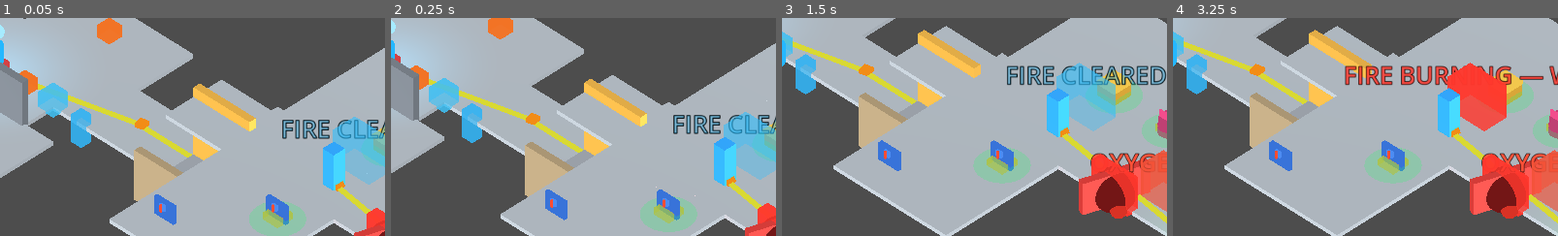
Above: before the commit, frames 1-4 (left to right).
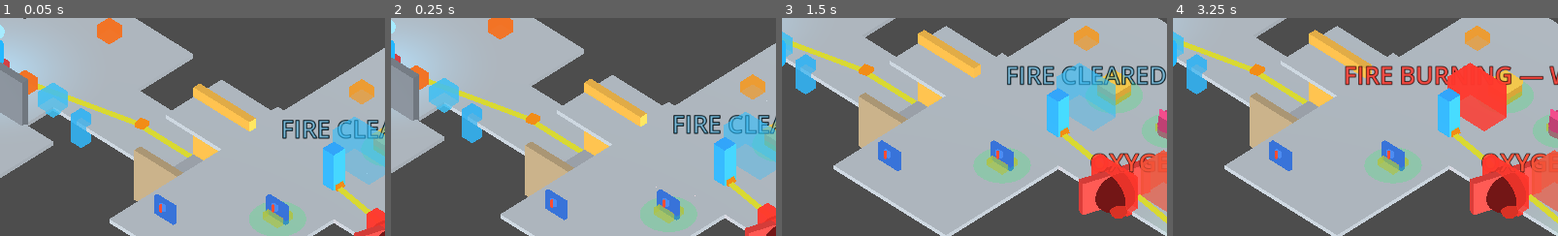
Above: after the commit, the same moments.

Repository: 9thLevelSoftware/the-synaptic-sea
Game: Godot game, scene res://scenes/main.tscn
Same seed, same stepped clock (60 frames per second), same inputs: the game is played once before the commit and once after it.
Inputs (mouse positions are % of the whole screen's width and height, from its top left):
- Up to frame 1 (0.05 s): no input
- Up to frame 2 (0.25 s): no input
- Up to frame 3 (1.5 s): tap Enter (ui_accept) at 0.5, 0.77 s; move the mouse to (72, 45) at 0.52 s; hold D (move_right) 0.53-1.28 s; hold E (interact) 0.53-1.28 s; click (72, 45) at 0.67 s; move the mouse to (30, 55) at 1.27 s; hold S (move_back) from 1.28 s (still down); tap Tab (toggle_scanner) at 1.35 s
- Up to frame 4 (3.25 s): tap Enter (ui_accept) at 1.52, 2, 2.75, 3.02 s; move the mouse to (60, 28) at 2.02 s; release S (move_back) at 2.03 s; hold D (move_right) 2.03-2.78 s; tap Space at 2.1 s; move the mouse to (45, 70) at 2.77 s; hold W (move_forward) from 2.78 s (still down); tap Keypad Enter at 2.85 s; click (45, 70) at 2.92 s
The pictures show only the part of the screen within x 50-100%, y 39-89%; the shares and areas given below are measured in that part.

The runs differ from the first frame. In frame 1, 0.5% of the frame differs, in the area x 90-98%, y 28-40%; in frame 2, 0.5%; in frame 3, 0.5%; in frame 4, 0.5%.

Commit message:
feat(docking): hangar-bay spawn + dock/launch handlers (5d)
Co-Authored-By: Claude Opus 4.8 <noreply@anthropic.com>

Diff:
--- a/scripts/procgen/playable_generated_ship.gd
+++ b/scripts/procgen/playable_generated_ship.gd
@@ -37,6 +37,7 @@
 const LifeBoatBuilderScript := preload("res://scripts/procgen/life_boat.gd")
 const DockPortBarrierScript := preload("res://scripts/tools/dock_port_barrier.gd")
 const BridgeTerminalScript := preload("res://scripts/tools/bridge_terminal.gd")
+const HangarBayControlScript := preload("res://scripts/tools/hangar_bay_control.gd")
 
 signal playable_ready(summary: Dictionary)
 signal playable_failed(reason: String)
@@ -151,6 +152,7 @@
 var dock_barriers: Array = []
 const PLAYER_LOCAL_ID := "player_local"
 var bridge_terminals: Array = []
+var hangar_controls: Array = []             # Array[HangarBayControl]
 # Sub-project #2: the active derelict's objective interactables live under a
 # dedicated root (empty while on the home ship). Separate from the home gameplay
 # roots so it stays attached when away_from_start.
@@ -1270,6 +1272,7 @@
 		_reposition_docked_children(child_carry)
 	_spawn_dock_barrier(inst)
 	_spawn_bridge_terminal(inst)
+	_spawn_hangar_control(inst)
 	# Phase 5b Task 5: occupancy is the piloted ship — the player rides it to the host
 	# and stays aboard (no teleport into the derelict). recompute_occupancy() then
 	# tracks the player as they breach the dock seam and walk into the host.
@@ -1412,6 +1415,171 @@
 				t.get_parent().remove_child(t)
 			t.queue_free()
 	bridge_terminals.clear()
+
+## Reads inst.built_layout and (re)configures inst's HangarBay slot_count/size from
+## DockPorts.for_hangar. No-op (leaves a 0-slot bay) when the ship has no hangar/cargo
+## room. Returns the for_hangar descriptor (or {}).
+func _configure_bay_from_layout(inst) -> Dictionary:
+	if inst == null or typeof(inst.built_layout) != TYPE_DICTIONARY or (inst.built_layout as Dictionary).is_empty():
+		return {}
+	var desc: Dictionary = DockPortsScript.for_hangar(inst.built_layout, _ship_seed(inst))
+	if desc.is_empty():
+		return {}
+	var bay = inst.get_hangar()
+	# Preserve existing occupancy when re-configuring (e.g. on reload); only (re)size
+	# when the bay is unconfigured, so a restored slot map is never clobbered.
+	if bay.slot_count == 0:
+		bay.slot_count = int(desc.get("slot_count", 0))
+		bay.slot_size_class = int(desc.get("slot_size_class", 0))
+		bay.slots.clear()
+		for _i in range(bay.slot_count):
+			bay.slots.append("")
+	return desc
+
+## Spawns a HangarBayControl for a ship that has a bay (hangar room, or the home
+## ship's cargo fallback), parented under its scene_root. Unlike the bridge terminal,
+## the HOME ship IS allowed a bay. Idempotent: prunes any existing control for the
+## same carrier id. No-op when the ship has no bay.
+func _spawn_hangar_control(inst) -> void:
+	if inst == null or not is_instance_valid(inst.scene_root):
+		return
+	var desc: Dictionary = _configure_bay_from_layout(inst)
+	if desc.is_empty():
+		return
+	var anchors: Array = desc.get("slot_anchors", [])
+	if anchors.is_empty():
+		return
+	# Place the control at the centroid of the slot anchors (bay center).
+	var center := Vector3.ZERO
+	for a in anchors:
+		center += a as Vector3
+	center /= float(anchors.size())
+	# Prune dead entries + any existing control for this same carrier (idempotent).
+	var kept: Array = []
+	for c in hangar_controls:
+		if not is_instance_valid(c):
+			continue
+		if String(c.carrier_id) == String(inst.ship_id):
+			if c.get_parent() != null:
+				c.get_parent().remove_child(c)
+			c.queue_free()
+			continue
+		kept.append(c)
+	hangar_controls = kept
+	var control = HangarBayControlScript.new()
+	(inst.scene_root as Node3D).add_child(control)
+	control.configure(String(inst.ship_id), center, 1.8)
+	control.bay_dock_requested.connect(_on_bay_dock_requested)
+	control.bay_launch_requested.connect(_on_bay_launch_requested)
+	hangar_controls.append(control)
+
+func _clear_hangar_controls() -> void:
+	for c in hangar_controls:
+		if is_instance_valid(c):
+			if c.get_parent() != null:
+				c.get_parent().remove_child(c)
+			c.queue_free()
+	hangar_controls.clear()
+
+## A ship currently airlock-docked to `carrier` (parent_ship == carrier) that is NOT
+## already bayed there and whose airlock port size_class fits a free slot. null if none.
+func _bay_dock_candidate(carrier):
+	if carrier == null:
+		return null
+	var bay = carrier.get_hangar()
+	for child in carrier.docked_ships:
+		if child == null or not is_instance_valid(child.scene_root):
+			continue
+		if bay.slot_of(String(child.ship_id)) != -1:
+			continue   # already bayed
+		var size_class: int = _ship_dock_size_class(child)
+		if bay.free_slot_for(size_class) != -1:
+			return child
+	return null
+
+## A ship's own dock/airlock port size_class (1 today for every ship). Reads its
+## airlock port when present, else the dock port, else AIRLOCK_SIZE_CLASS.
+func _ship_dock_size_class(inst) -> int:
+	if inst == null or typeof(inst.built_layout) != TYPE_DICTIONARY:
+		return DockPortsScript.AIRLOCK_SIZE_CLASS
+	var p: Dictionary = DockPortsScript.for_lifeboat(inst.built_layout)
+	if p.is_empty():
+		p = DockPortsScript.for_derelict(inst.built_layout)
+	return int(p.get("size_class", DockPortsScript.AIRLOCK_SIZE_CLASS))
+
+func _first_occupied_slot(bay) -> int:
+	for i in range(bay.slots.size()):
+		if String(bay.slots[i]) != "":
+			return i
+	return -1
+
+## Places `mobile` at carrier-local slot anchor `slot_index` (world transform).
+func _place_in_slot(carrier, mobile, slot_index: int) -> void:
+	if carrier == null or mobile == null:
+		return
+	if not is_instance_valid(carrier.scene_root) or not is_instance_valid(mobile.scene_root):
+		return
+	if not (carrier.scene_root as Node3D).is_inside_tree():
+		return
+	var desc: Dictionary = DockPortsScript.for_hangar(carrier.built_layout, _ship_seed(carrier))
+	var anchors: Array = desc.get("slot_anchors", [])
+	if slot_index < 0 or slot_index >= anchors.size():
+		return
+	var anchor: Vector3 = anchors[slot_index]
+	(mobile.scene_root as Node3D).global_transform = (carrier.scene_root as Node3D).global_transform * Transform3D(Basis(), anchor)
+
+## Docks a co-present airlock-docked ship into a free hangar slot of `carrier_id`.
+## Silent refusal (no candidate / no slot / not co-present). slot_index is advisory
+## (-1 = first free).
+func _on_bay_dock_requested(carrier_id: String, slot_index: int) -> void:
+	var carrier = _find_ship_by_id(carrier_id)
+	if carrier == null:
+		return
+	var bay = carrier.get_hangar()
+	if bay.slot_count <= 0:
+		return
+	var candidate = _bay_dock_candidate(carrier)
+	if candidate == null:
+		return   # silent: not_co_present / no_free_slot / incompatible_size
+	var size_class: int = _ship_dock_size_class(candidate)
+	var idx: int = bay.dock(String(candidate.ship_id), size_class)
+	if idx == -1:
+		return
+	# Transition the candidate from airlock-docked to slot-bayed: drop its airlock
+	# alignment, keep it a dock child of the carrier, and re-peg it to the slot anchor.
+	DockingManagerScript.undock(candidate)
+	candidate.parent_ship = carrier
+	if not carrier.docked_ships.has(candidate):
+		carrier.docked_ships.append(candidate)
+	_place_in_slot(carrier, candidate, idx)
+	recompute_occupancy()
+
+## Launches a bayed ship of `carrier_id` back out to a co-present anchor near the
+## carrier. slot_index -1 = first occupied. Silent refusal when nothing is bayed.
+func _on_bay_launch_requested(carrier_id: String, slot_index: int) -> void:
+	var carrier = _find_ship_by_id(carrier_id)
+	if carrier == null:
+		return
+	var bay = carrier.get_hangar()
+	var idx := slot_index
+	if idx < 0:
+		idx = _first_occupied_slot(bay)
+	if idx < 0:
+		return
+	var ship_id: String = bay.launch(idx)
+	if ship_id == "":
+		return
+	var launched = _find_ship_by_id(ship_id)
+	if launched == null:
+		return
+	launched.parent_ship = null
+	carrier.docked_ships.erase(launched)
+	if is_instance_valid(launched.scene_root) and is_instance_valid(carrier.scene_root) \
+			and (carrier.scene_root as Node3D).is_inside_tree():
+		# Park it just outside the bay (carrier-local -Z), co-present and free.
+		(launched.scene_root as Node3D).global_transform = \
+			(carrier.scene_root as Node3D).global_transform * Transform3D(Basis(), Vector3(0.0, 0.0, -8.0))
+	recompute_occupancy()
 
 ## Builds the active derelict's objective interactables from its loader specs and
 ## restores completed/cleared state from its (retained or loaded) controller. Called
@@ -1999,6 +2167,7 @@
 		home_ship = current_ship
 		# Store the layout so DockPorts can derive port descriptors for boot docking.
 		home_ship.built_layout = loader.get_layout_copy()
+		_spawn_hangar_control(home_ship)
 		# Phase 5a Task 6: initialise occupancy to home ship (player starts here).
 		current_occupancy = home_ship
 		# Phase 5a Task 7: build the physical lifeboat docked to the starting derelict.
@@ -2105,6 +2274,7 @@
 	# because that call clears bridge_terminals (it shares the dock-transition teardown).
 	# Spawned post-add_child so the terminal is in-tree for the login range gate.
 	_spawn_bridge_terminal(lifeboat_ship)
+	_spawn_hangar_control(lifeboat_ship)
 
 ## Port-aligns piloted_ship's airlock to host's dock port and writes the dock
 ## relationship. host.scene_root must be in-tree. Returns the dock() result dict.
@@ -3867,6 +4037,7 @@
 	if inst.built_layout.is_empty() and new_root.has_method("get_layout_copy"):
 		inst.built_layout = new_root.get_layout_copy()
 	_spawn_bridge_terminal(inst)
+	_spawn_hangar_control(inst)
 
 ## Applies a WorldSnapshot: rebuilds the home ship first (this resets the runtime
 ## and returns to home if currently away), restores the SargassoWorld and the
@@ -4125,6 +4296,7 @@
 	# stale/leaked Array entry).
 	_clear_dock_barriers()
 	_clear_bridge_terminals()
+	_clear_hangar_controls()
 	if hud_layer != null and is_instance_valid(hud_layer):
 		hud_layer.queue_free()
 	# REQ-014 blocking finding B: null the hud_layer and tracker
@@ -4362,6 +4534,7 @@
 		inst.built_layout = built.get_layout_copy()
 	visited_ships[String(inst.marker_id)] = inst
 	_spawn_bridge_terminal(inst)
+	_spawn_hangar_control(inst)
 	return String(inst.ship_id)
 
 ## True iff a layout dict contains a room with room_role == "bridge".
@@ -4377,3 +4550,43 @@
 ## 5c seam: true iff the current active ship has a bridge room (is claimable).
 func current_ship_has_bridge_for_validation() -> bool:
 	return current_ship != null and typeof(current_ship.built_layout) == TYPE_DICTIONARY and _layout_has_bridge(current_ship.built_layout)
+
+## 5d seams: hangar-bay dock/launch validation surface.
+func home_ship_id_for_validation() -> String:
+	return String(home_ship.ship_id) if home_ship != null else ""
+
+func lifeboat_ship_id_for_validation() -> String:
+	return String(lifeboat_ship.ship_id) if lifeboat_ship != null else ""
+
+func ship_bay_slot_count_for_validation(ship_id: String) -> int:
+	var inst = _find_ship_by_id(ship_id)
+	return inst.get_hangar().slot_count if inst != null else 0
+
+func ship_is_bayed_in_for_validation(mobile_id: String, carrier_id: String) -> bool:
+	var carrier = _find_ship_by_id(carrier_id)
+	if carrier == null:
+		return false
+	return carrier.get_hangar().slot_of(mobile_id) != -1
+
+func bay_dock_for_validation(carrier_id: String) -> int:
+	var carrier = _find_ship_by_id(carrier_id)
+	if carrier == null:
+		return -1
+	var before: int = _first_occupied_slot(carrier.get_hangar())
+	_on_bay_dock_requested(carrier_id, -1)
+	# Return the slot the candidate landed in (first occupied that was not before, else any occupied).
+	var candidate_slot: int = -1
+	for i in range(carrier.get_hangar().slots.size()):
+		if String(carrier.get_hangar().slots[i]) != "":
+			candidate_slot = i
+			if i != before:
+				break
+	return candidate_slot
+
+func bay_launch_for_validation(carrier_id: String) -> int:
+	var carrier = _find_ship_by_id(carrier_id)
+	if carrier == null:
+		return -1
+	var idx: int = _first_occupied_slot(carrier.get_hangar())
+	_on_bay_launch_requested(carrier_id, -1)
+	return idx
--- /dev/null
+++ b/scripts/validation/bay_dock_launch_smoke.gd
@@ -0,0 +1,32 @@
+extends SceneTree
+
+## Coordinator smoke: a co-present ship airlock-docked to a bay-bearing carrier can be
+## docked INTO a hangar slot and launched back out. The home ship has a bay (cargo
+## fallback); the lifeboat starts airlock-docked to it.
+
+const PlayableGeneratedShipScript := preload("res://scripts/procgen/playable_generated_ship.gd")
+
+func _init() -> void:
+	var ship = PlayableGeneratedShipScript.new()
+	root.add_child(ship)
+	for _i in range(3):
+		await process_frame
+
+	# The home ship has a bay via the cargo fallback.
+	var home_id: String = ship.home_ship_id_for_validation()
+	assert(ship.ship_bay_slot_count_for_validation(home_id) >= 1, "home ship has >=1 bay slot")
+
+	# The lifeboat is airlock-docked to home at boot: bay it into the home hangar.
+	var lifeboat_id: String = ship.lifeboat_ship_id_for_validation()
+	assert(ship.ship_is_bayed_in_for_validation(lifeboat_id, home_id) == false, "lifeboat not bayed yet")
+	var slot: int = ship.bay_dock_for_validation(home_id)
+	assert(slot >= 0, "lifeboat docked into a home bay slot")
+	assert(ship.ship_is_bayed_in_for_validation(lifeboat_id, home_id) == true, "lifeboat now bayed in home")
+
+	# Launch it back out: it is no longer bayed.
+	var launched_slot: int = ship.bay_launch_for_validation(home_id)
+	assert(launched_slot >= 0, "a slot was launched")
+	assert(ship.ship_is_bayed_in_for_validation(lifeboat_id, home_id) == false, "lifeboat launched out of the bay")
+
+	print("BAY DOCK LAUNCH SMOKE PASS slot=%d launched=%d" % [slot, launched_slot])
+	quit()
